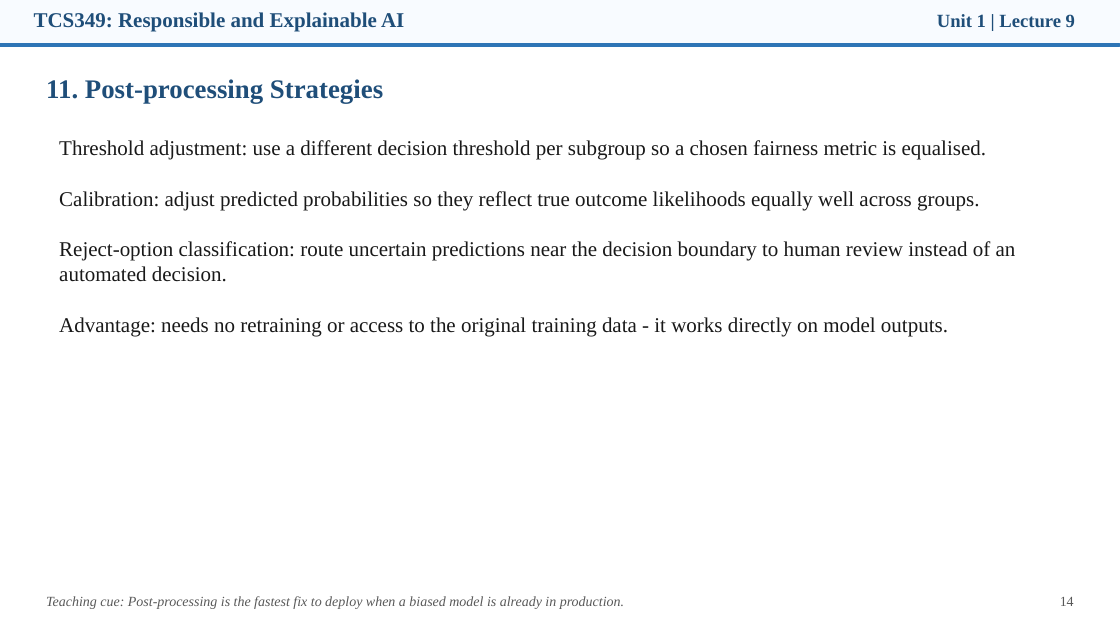
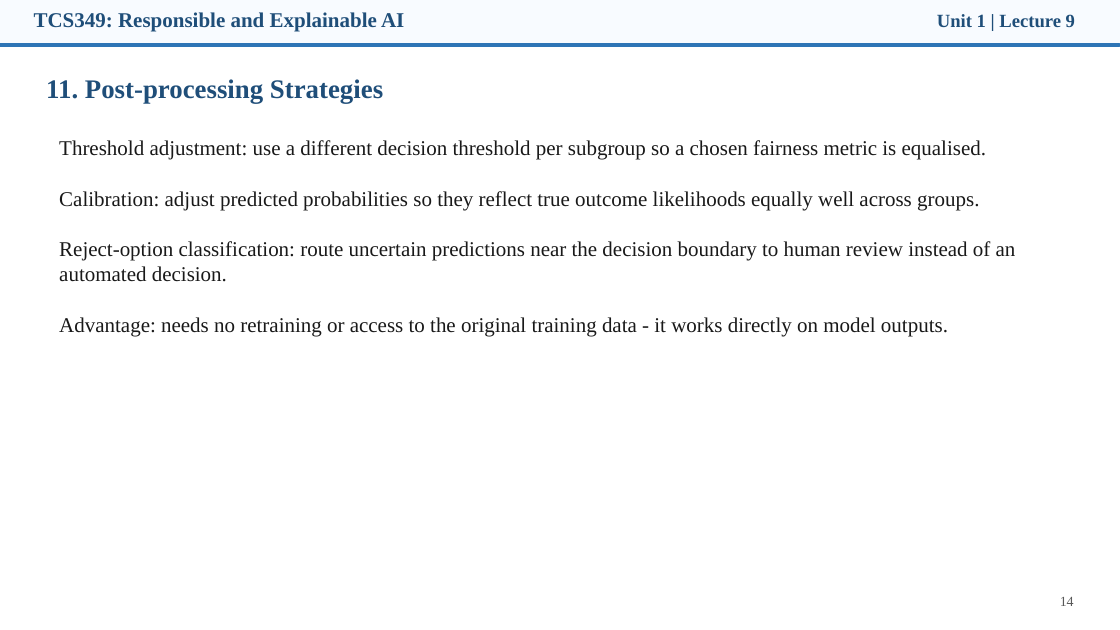
Before and after one commit to manojkaushik/manojkaushik.github.io, a slide deck: slide 12 of assets/TCS349/Unit-1/Lecture8-9_Fairness_Tradeoffs_Mitigation.pptx (slide 14 before the commit). Drawn at 1120x630 pixels with LibreOffice and Linux fonts; fonts in the diff are those of the drawing. Boxes give left, top, right and bottom in pixels: in the first picture for what was removed or moved away, otherwise in the second. Text is boxed around its words. In the diff, an @@ line names an element or a change of style, - is before the commit and + after.

```diff
--- a/assets/TCS349/Unit-1/Lecture8-9_Fairness_Tradeoffs_Mitigation.pptx
+++ b/assets/TCS349/Unit-1/Lecture8-9_Fairness_Tradeoffs_Mitigation.pptx
@@ text removed at bbox=[46, 596, 624, 609] @@
-Teaching cue: Post-processing is the fastest fix to deploy when a biased model is already in production.
```
Also in this commit, not shown: 13 other slides changed, 5 slides removed, 28 other files.
